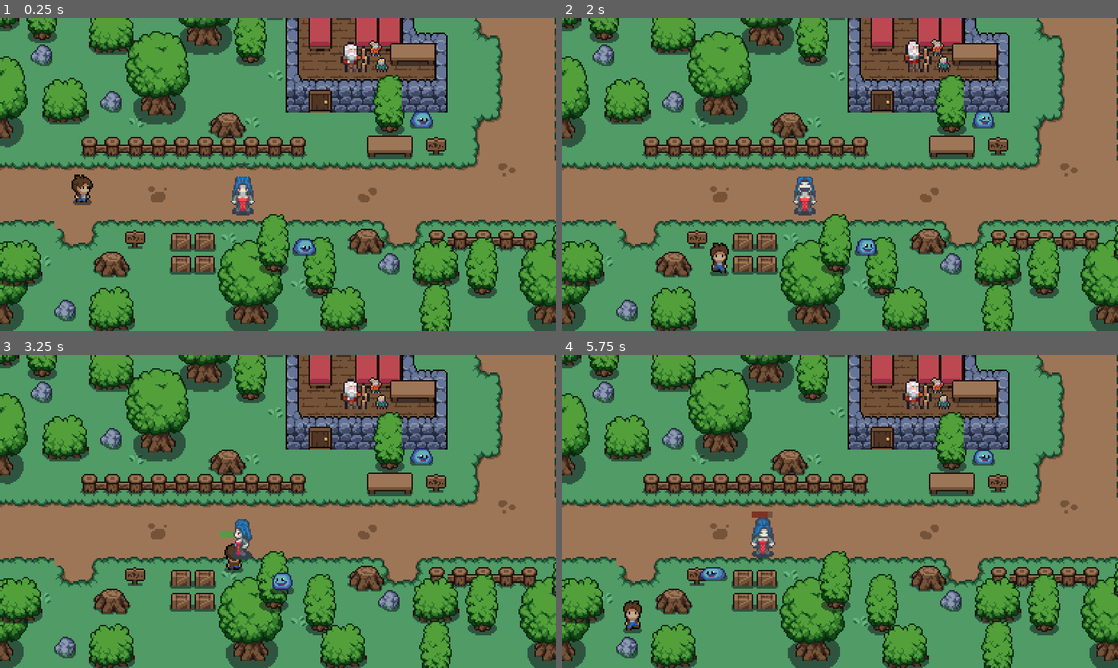
Above: before the commit, frames 1-4 (two rows, left to right).
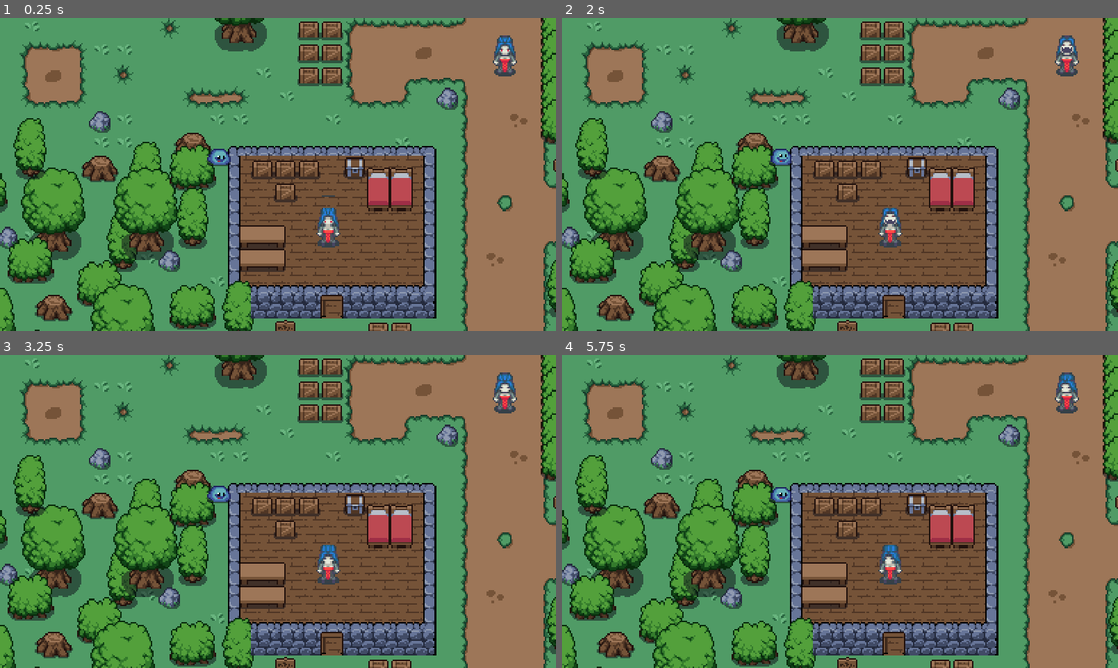
Above: after the commit, the same moments.

Repository: Ardaza/Broken-Bonds
Game: Godot game, scene res://Scene/cliff_side.tscn
Two runs of this game, one before a commit and one after it. Both use one fixed random seed, a clock stepped at 60 frames per second and the inputs below. This scene is started directly instead of the project's main scene. Sound files missing from this copy of the repository are replaced by a short silence.
Inputs:
- Up to frame 1 (0.25 s): no input
- Up to frame 2 (2 s): hold Right (ui_right) 0.53-1.28 s; tap E (attack) at 0.6, 1.35 s; hold Down (ui_down) from 1.28 s (still down)
- Up to frame 3 (3.25 s): release Down (ui_down) at 2.03 s; hold Right (ui_right) 2.03-2.78 s; tap E (attack) at 2.1, 2.85 s; hold Up (ui_up) from 2.78 s (still down)
- Up to frame 4 (5.75 s): release Up (ui_up) at 3.53 s; hold Left (ui_left) 3.53-5.03 s; tap E (attack) at 3.6, 4.35, 5.1 s; hold Down (ui_down) from 5.03 s (still down)

The runs differ from the first frame. In frame 1, 74% of the frame differs, in the area x 0-100%, y 0-100%; in frame 2, 74%; in frame 3, 74%; in frame 4, 74%.

Commit message:
Map Adjustment
Memasukkan map ke kuadran ke 4

Diff:
--- a/Scene/cliff_side.tscn
+++ b/Scene/cliff_side.tscn
@@ -15,7 +15,7 @@
 size = Vector2(37, 43.5)
 
 [node name="cliff_kanan" type="Node2D"]
-position = Vector2(37, 1)
+position = Vector2(29, 351)
 script = ExtResource("1_4xpcp")
 
 [node name="TileMap" type="TileMap" parent="."]
@@ -131,7 +131,7 @@
 position = Vector2(49, 22)
 
 [node name="Enemy_Slime13" parent="Karakter Enemies" instance=ExtResource("5_c3rgu")]
-position = Vector2(-30, 73)
+position = Vector2(-11, 50)
 
 [node name="Enemy_Slime14" parent="Karakter Enemies" instance=ExtResource("5_c3rgu")]
 position = Vector2(671, 225)
